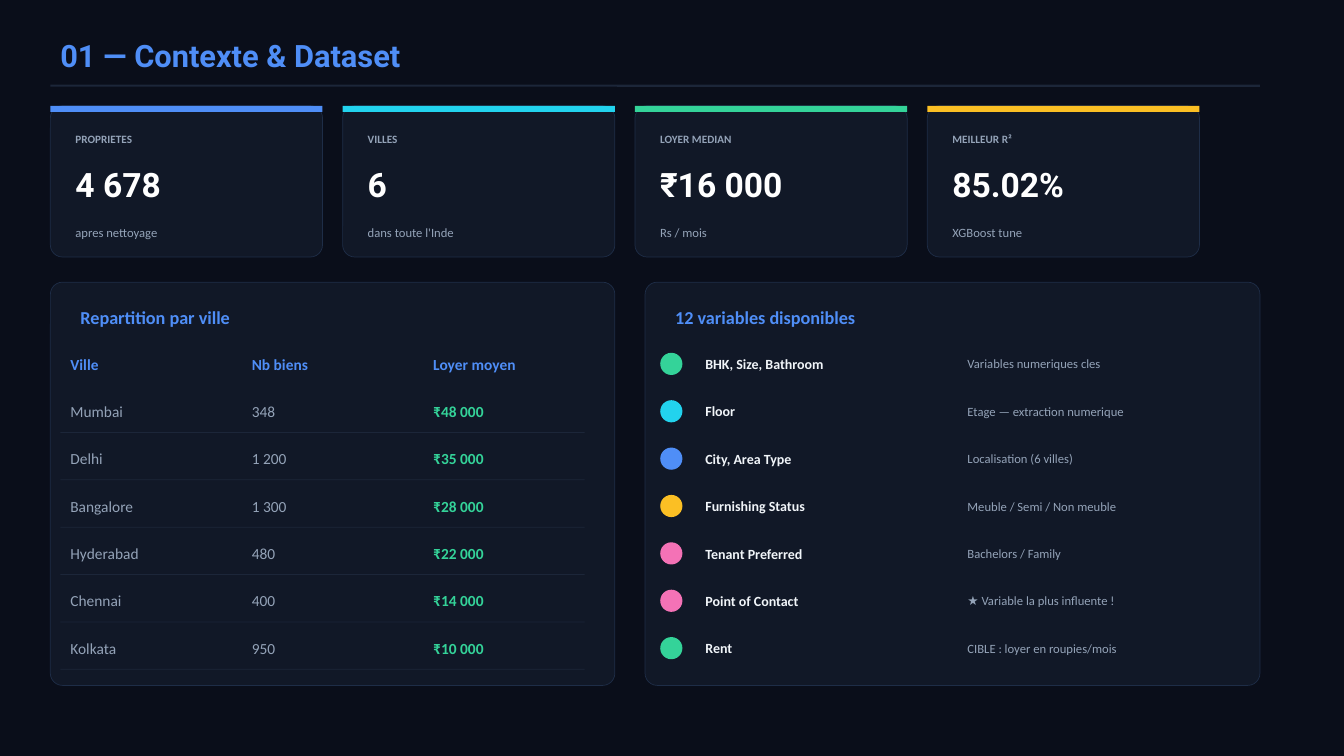
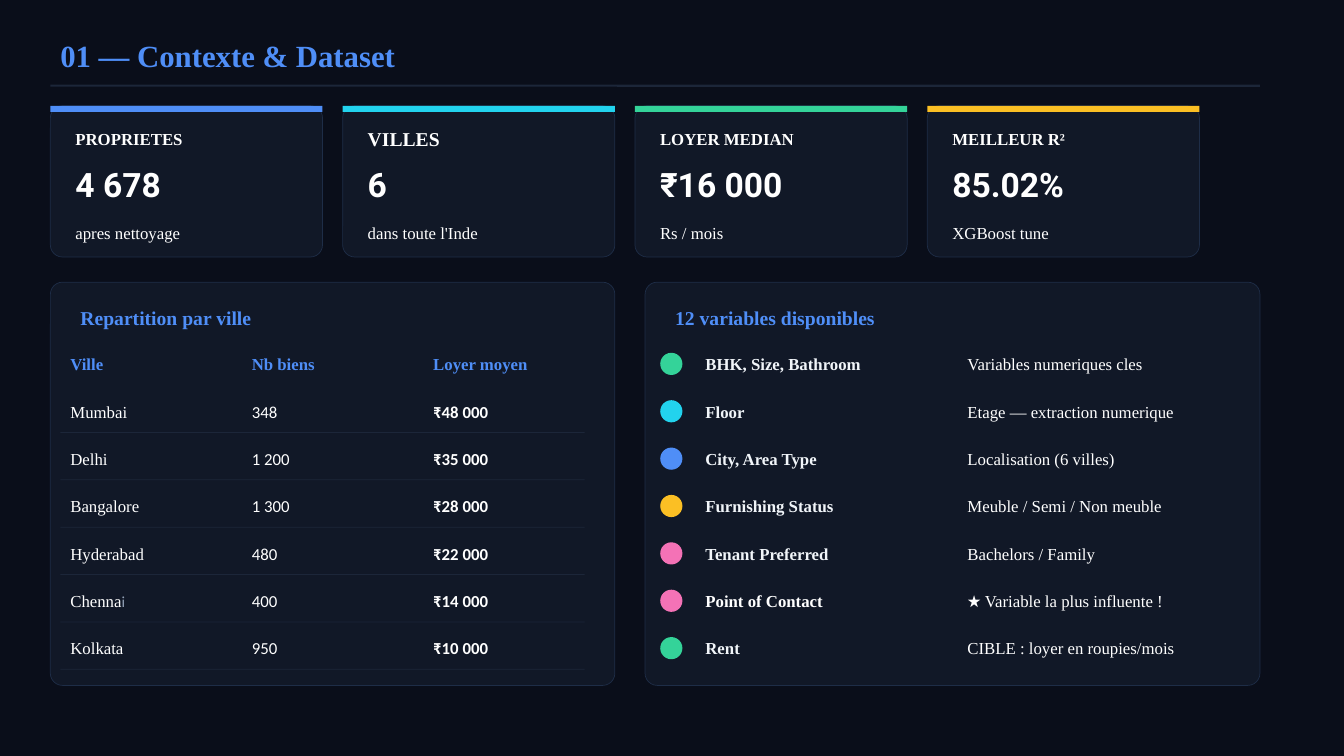
Before and after one commit to Zekerya001/projet_4_Zekerya, a slide deck: slide 3 of presentation_loyers.pptx. Drawn at 1344x756 pixels with LibreOffice and Linux fonts; fonts in the diff are those of the drawing. Boxes give left, top, right and bottom in pixels: in the first picture for what was removed or moved away, otherwise in the second. Text is boxed around its words. In the diff, an @@ line names an element or a change of style, - is before the commit and + after.

```diff
--- a/presentation_loyers.pptx
+++ b/presentation_loyers.pptx
@@ text "01 — Contexte & Dataset" at [60,46,395,68]: font Roboto to Times New Roman @@
@@ text "VILLES" at [368,133,440,147]: size 8 to 14 pt, font Calibri to Times New Roman, text colour #94A3B8 to #FFFFFF @@
@@ size 8 to 12 pt, font Calibri to Times New Roman, text colour #94A3B8 to #FFFFFF in 3 elements at [75,134,182,145], [660,134,794,145], [952,134,1065,145] @@
@@ text "Repartition par ville" at [80,311,251,329]: size 13 to 14 pt, font Calibri to Times New Roman @@
@@ text "12 variables disponibles" at [675,311,875,329]: size 13 to 14 pt, font Calibri to Times New Roman @@
@@ size 11 to 12 pt, font Calibri to Times New Roman in 3 elements at [70,358,103,371], [252,358,314,370], [433,359,528,374] @@
@@ text "Chennai" at [60,580,232,622]: size 11 to 12 pt, font Calibri to Times New Roman, text colour #94A3B8 to #FFFFFF in "Chennai" @@
@@ text "Point of Contact" at [705,595,823,607]: size 10 to 12 pt, font Calibri to Times New Roman, text colour #F1F5F9 to #FFFFFF @@
@@ size 11 to 12 pt, font Calibri to Times New Roman, text colour #94A3B8 to #FFFFFF in 5 elements at [70,406,127,418], [70,453,107,465], [70,500,139,516], [70,548,144,564], [70,642,123,654] @@
@@ size 11 to 12 pt, text colour #94A3B8 to #FFFFFF in 6 elements at [252,406,277,418], [252,454,289,465], [252,501,289,512], [252,548,277,560], [252,596,277,607], [252,643,277,654] @@
@@ size 11 to 12 pt, text colour #34D399 to #FFFFFF in 6 elements at [433,406,488,418], [433,454,488,465], [433,500,488,512], [433,549,488,560], [433,596,488,607], [433,643,488,654] @@
@@ size 10 to 12 pt, font Calibri to Times New Roman in 6 elements at [705,358,860,373], [705,406,744,418], [705,453,817,469], [705,500,834,516], [705,548,828,560], [705,643,739,654] @@
@@ size 9 to 12 pt, font Calibri to Times New Roman, text colour #94A3B8 to #FFFFFF in 11 elements at [75,229,180,243], [368,227,477,239], [660,228,724,239], [952,228,1049,239], [967,358,1142,374], [967,407,1174,422], [967,453,1115,469], [967,500,1161,512], [967,548,1095,564], [985,595,1153,611], [967,642,1175,658] @@
```
Also in this commit, not shown: 8 other slides changed, 1 slide added, 1 other file.
